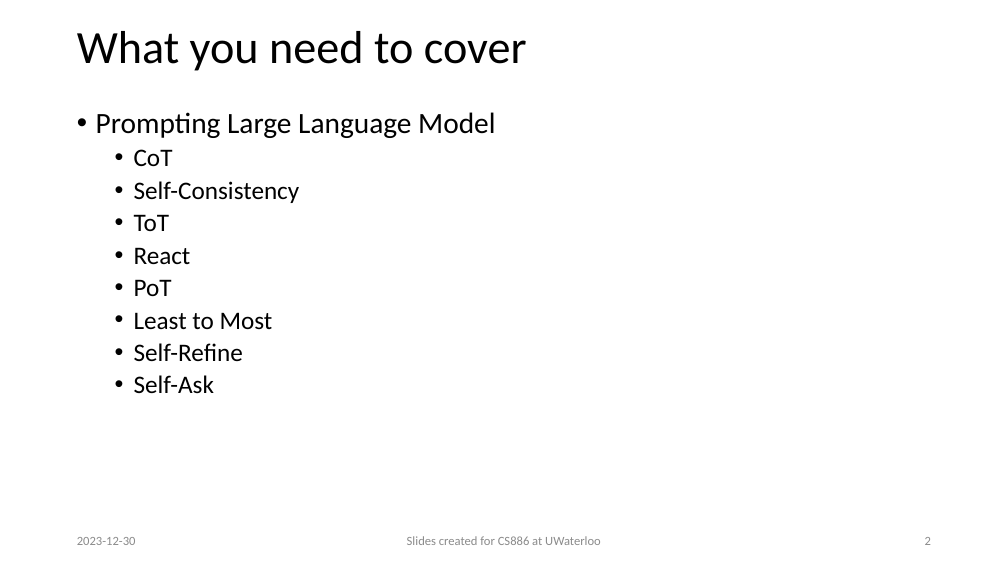
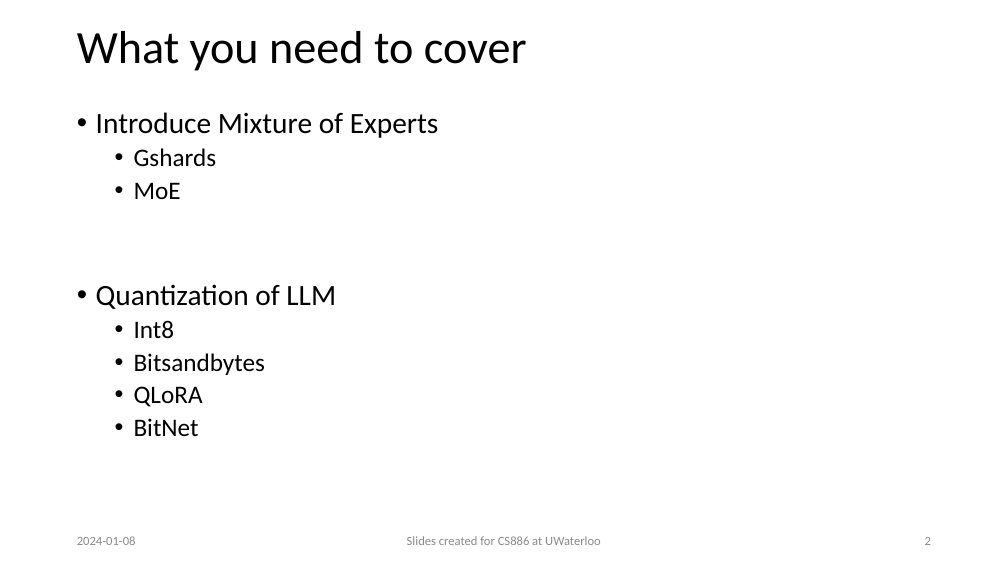
Before and after one commit to wenhuchen/CS886, a slide deck: slide 2 of L14.pptx. Drawn at 1008x567 pixels with LibreOffice and Linux fonts; fonts in the diff are those of the drawing; background and template pictures are left out. Boxes give left, top, right and bottom in pixels: in the first picture for what was removed or moved away, otherwise in the second. Text is boxed around its words. In the diff, an @@ line names an element or a change of style, - is before the commit and + after.

```diff
--- a/L14.pptx
+++ b/L14.pptx
@@ text at (96, 112, 439, 436): text changed; size 24 to 28 pt @@
-• Prompting Large Language Model
-  • CoT
-  • Self-Consistency
-  • ToT
-  • React
-  • PoT
-  • Least to Most
-  • Self-Refine
-  • Self-Ask
+• Introduce Mixture of Experts
+  • Gshards
+  • MoE
+• Quantization of LLM
+  • Int8
+  • Bitsandbytes
+  • QLoRA
+  • BitNet
@@ text at (77, 536, 136, 545): text changed @@
-2023-12-30
+2024-01-08
```
Also in this commit, not shown: 1 other slide changed, 5 other files.
